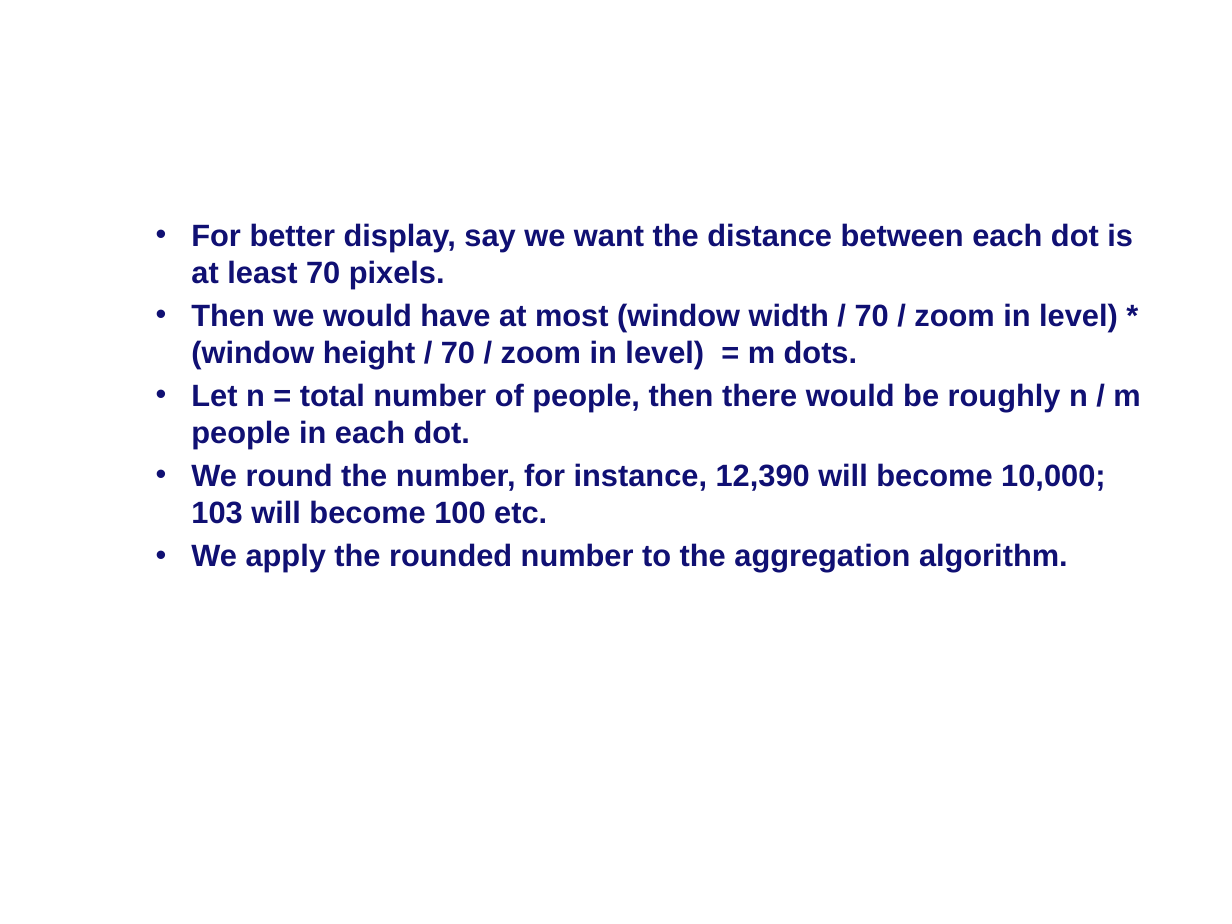
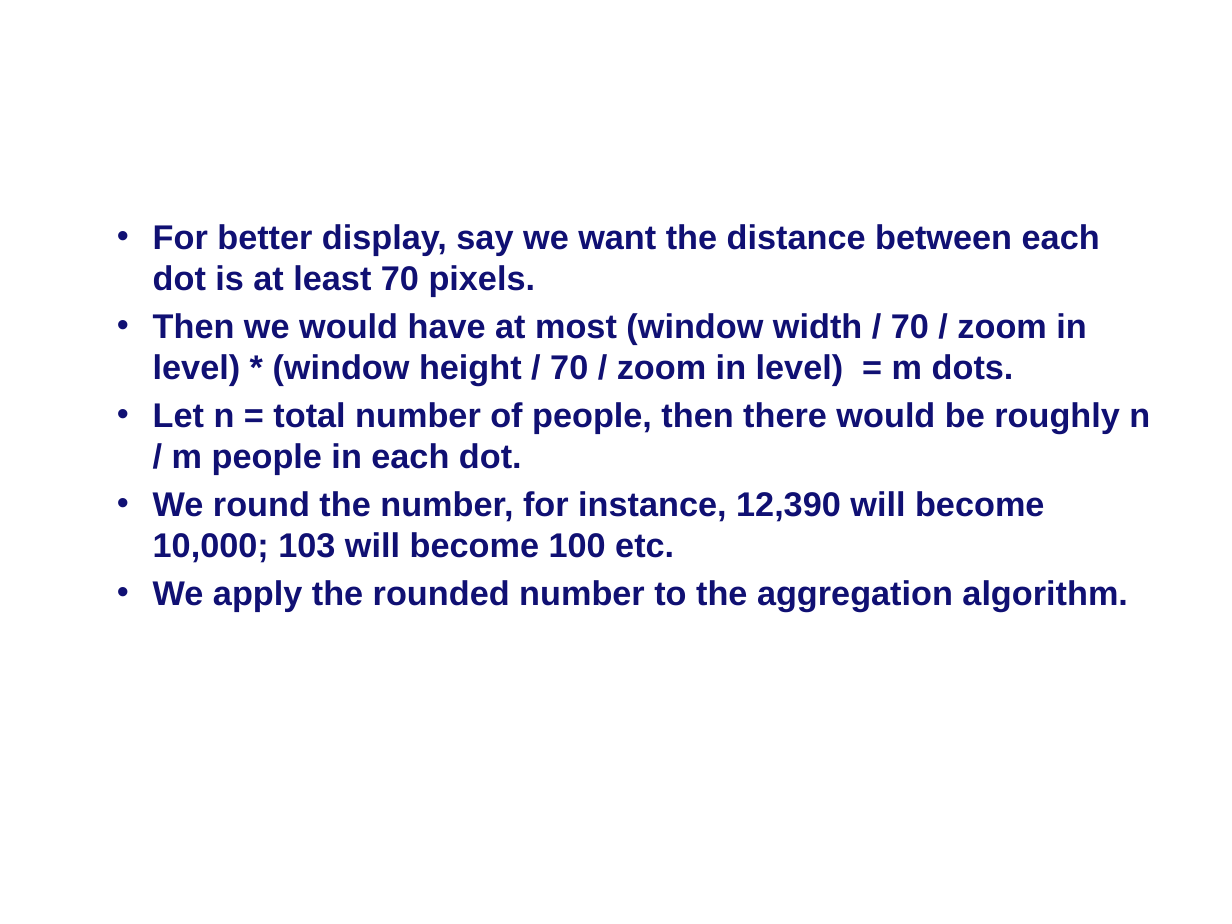
Before and after one commit to radualex/GeographicAlgsProject, a slide deck: slide 8 of GA_Group7_DotMap Final Preposition.pptx. Drawn at 1232x924 pixels with LibreOffice and Linux fonts; fonts in the diff are those of the drawing; background and template pictures are left out. Boxes give left, top, right and bottom in pixels: in the first picture for what was removed or moved away, otherwise in the second. Text is boxed around its words. In the diff, an @@ line names an element or a change of style, - is before the commit and + after.

```diff
--- a/GA_Group7_DotMap Final Preposition.pptx
+++ b/GA_Group7_DotMap Final Preposition.pptx
@@ text "For better display, say we ...": place and size @@
-text "For better display, say we ..." at bbox=[191, 223, 1140, 572]
+text "For better display, say we ..." at bbox=[153, 224, 1150, 612]
@@ text "For better display, say we ..." at bbox=[153, 224, 1150, 612]: size 18 to 20 pt @@
```
Also in this commit, not shown: 14 other slides changed, 1 slide added.
